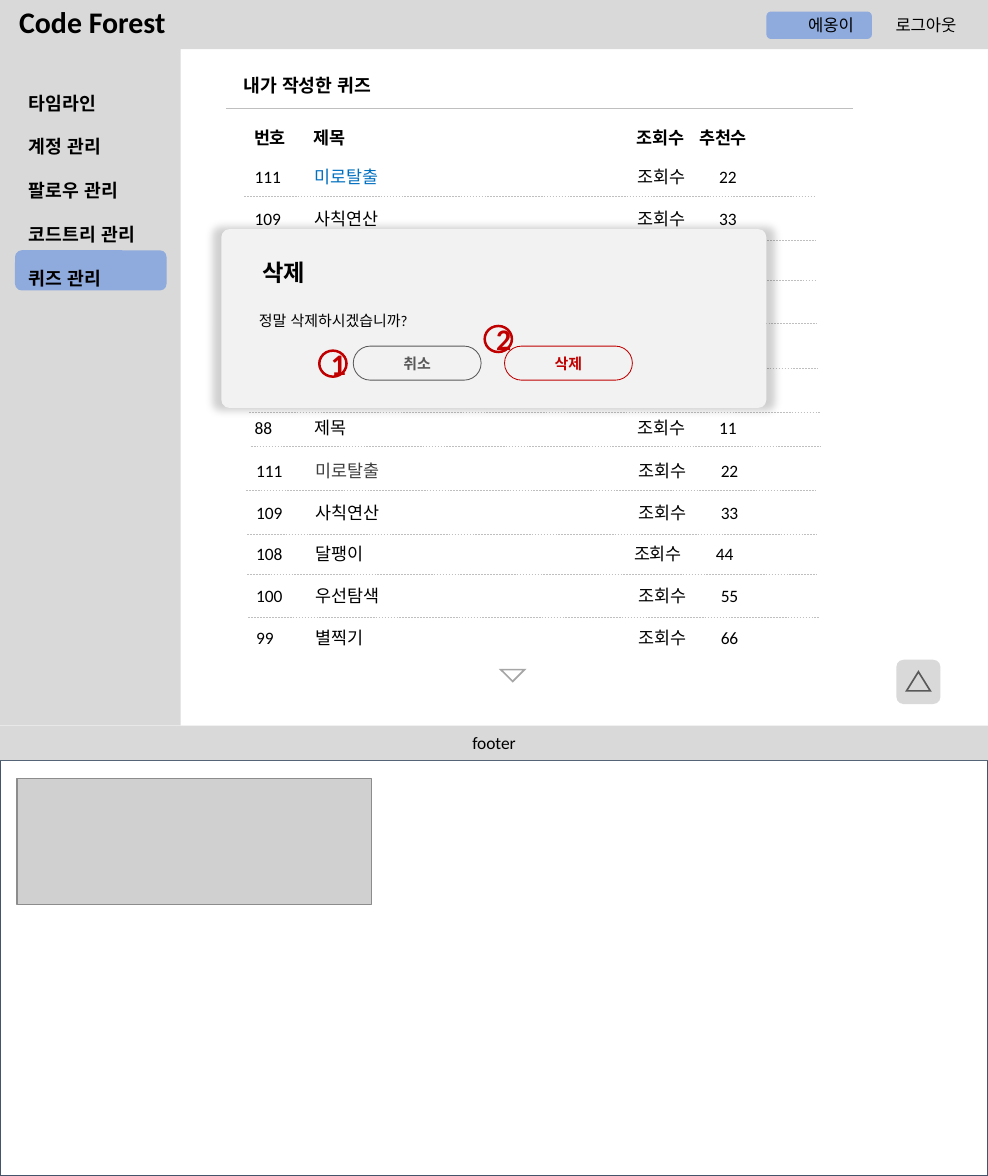
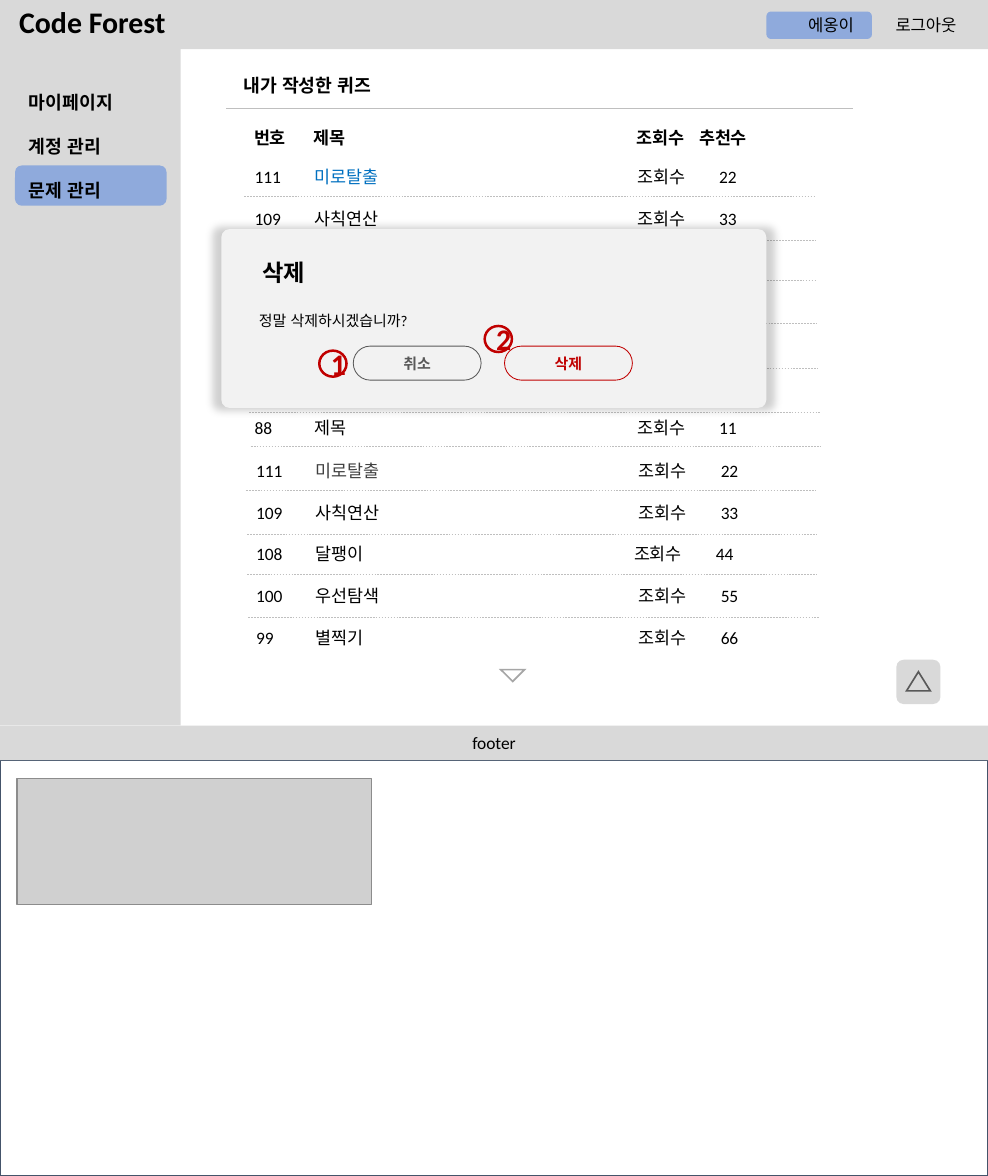
Before and after one commit to btcdd/document, a slide deck: slide 24 of 스토리보드.pptx (slide 40 before the commit). Drawn at 988x1176 pixels with LibreOffice and Linux fonts; fonts in the diff are those of the drawing; grey boxes stand for pictures; background and template pictures are left out. Boxes give left, top, right and bottom in pixels: in the first picture for what was removed or moved away, otherwise in the second. Text is boxed around its words. In the diff, an @@ line names an element or a change of style, - is before the commit and + after.

```diff
--- a/스토리보드.pptx
+++ b/스토리보드.pptx
@@ text at [29,93,113,111]: text changed @@
-타임라인
+마이페이지
@@ rounded rectangle: place and size @@
-rounded rectangle at [16,250,167,290]
+rounded rectangle at [16,166,167,207]
@@ text at [29,181,102,199]: text changed @@
-팔로우 관리
-코드트리 관리
-퀴즈 관리
+문제 관리
```
Also in this commit, not shown: 12 other slides changed, 6 slides added, 22 slides removed.
